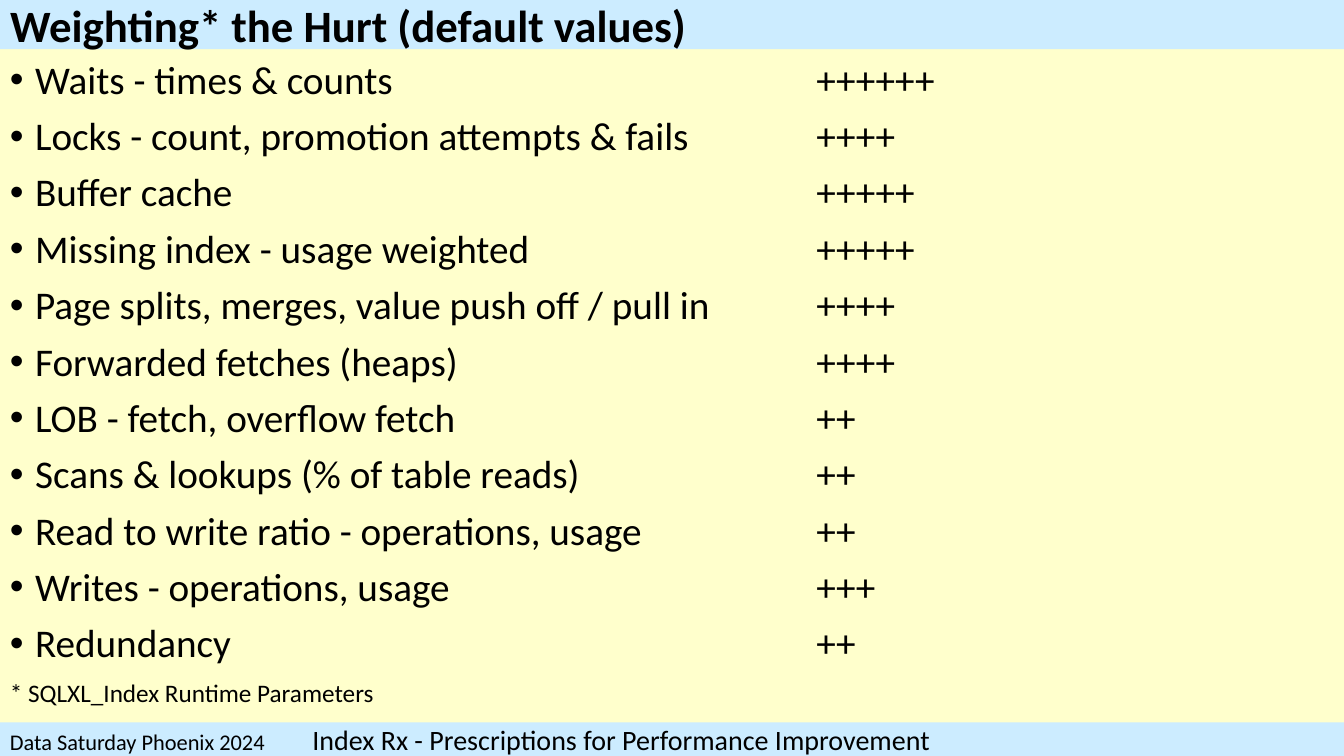
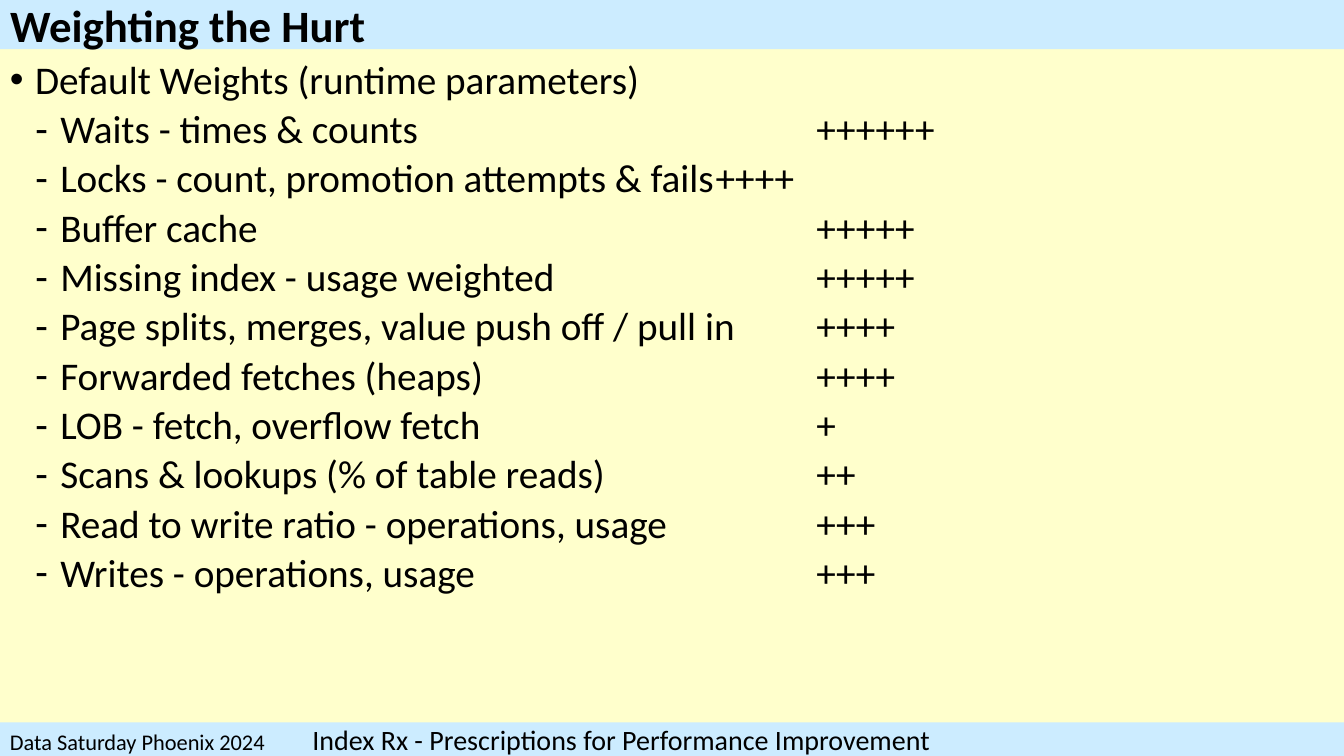
Before and after one commit to SQLXL/SQLXL, a slide deck: slide 24 of SQLXL_Index.pptx (slide 29 before the commit). Drawn at 1344x756 pixels with LibreOffice and Linux fonts; fonts in the diff are those of the drawing. Boxes give left, top, right and bottom in pixels: in the first picture for what was removed or moved away, otherwise in the second. Text is boxed around its words. In the diff, an @@ line names an element or a change of style, - is before the commit and + after.

```diff
--- a/SQLXL_Index.pptx
+++ b/SQLXL_Index.pptx
@@ title at (10,10,365,54): text changed @@
-Weighting* the Hurt (default values)
+Weighting the Hurt
@@ text at (35,65,639,101): paragraph added @@
+• Default Weights (runtime parameters)
@@ text at (60,116,795,594): bullet • to ‐; list level 1 to 2 in "Waits - times & counts ..."; list level 1 to 2 in "Locks - count, promotion attempts ..."; list level 1 to 2 in "Buffer cache +++++"; list level 1 to 2 in "Missing index - usage weighted ..."; list level 1 to 2 in "Page splits, merges, value push ..."; list level 1 to 2 in "Forwarded fetches (heaps) ++++"; list level 1 to 2 in "Scans & lookups (% of ..."; list level 1 to 2 in "Writes - operations, usage +++" @@
@@ text at (60,411,480,444): text changed @@
-• LOB - fetch, overflow fetch ++
+  ‐ LOB - fetch, overflow fetch +
@@ text at (60,510,667,545): text changed @@
-• Read to write ratio - operations, usage ++
+  ‐ Read to write ratio - operations, usage +++
@@ text at (28,629,373,706): paragraphs removed @@
-• Redundancy ++
-* SQLXL_Index Runtime Parameters
```
Also in this commit, not shown: 44 other slides changed, 1 slide added, 10 slides removed, 1 other file.
